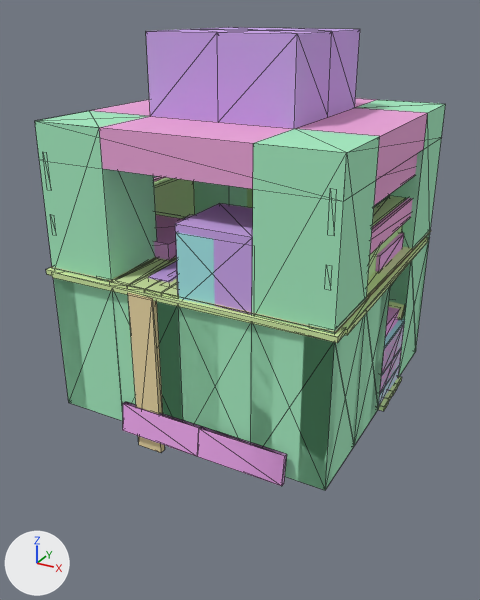
A saved change to the glTF model assets/models/objects/crowsnest.glb.
Rendered twice from a 50 mm lens placed at (6.26, -12.08, 7.88), pointed at (-0.12, -0.47, 2.08). Arrows for +X, +Y and +Z are at lower left; the lights stay in place. The first picture is the older version. Mesh edges are drawn as thin lines. Where no turn or scale is listed for an object, it has been applied to the vertices.

Objects in the first picture: 'S3|SM_HescoBarrier_Tall_Stage5_01a#3', 'S3|SM_HescoBarrier_Tall_Stage5_01a#5', 'S4|SM_HescoBarrier_Tall_Stage5_01a#8', 'S5|SM_Bunker_Roof_01A#0', 'S5|SM_Crows_Nest_First_Floor#0', 'S5|SM_HESCO_Stage5_01a#0', 'S5|SM_HESCO_Stage5_01a#1', 'S5|SM_HESCO_Stage5_01a#2', 'S5|SM_HescoBarrier_Tall_Stage5_01a#3', 'S5|SM_HescoBarrier_Tall_Stage5_01a#4', 'S5|SM_HescoBarrier_Tall_Stage5_01a#5', 'S5|SM_HescoBarrier_Tall_Stage5_01a#8' and 48 more.
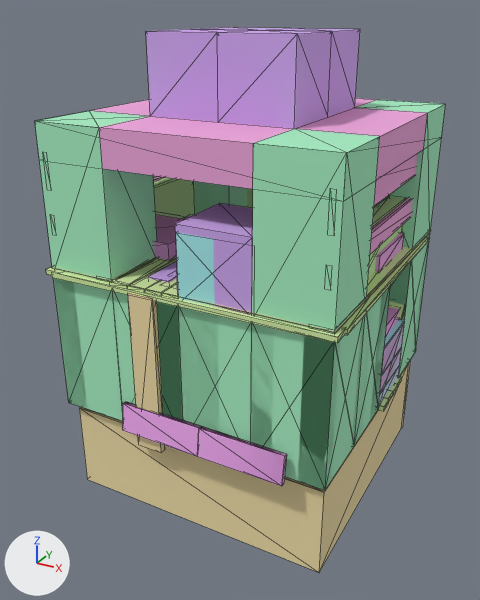
Pixel boxes [x1, y1, x2, y2] of what changed, in the pictures (480 x 600 px):
```json
{"object": "S6|SM_Foundation_CrowsNest#0", "change": "added", "after": [79, 360, 411, 572], "on screen": "beige"}
```

The change, as JSON lines over the scene's bpy script:
```json
{"op": "add", "block": "mat_s6_sm_foundation_crowsnest", "code": ["mat_s6_sm_foundation_crowsnest = principled_material('S6|SM_Foundation_CrowsNest')", "mat_s6_sm_foundation_crowsnest.base_color = (0.85, 0.71, 0.383)  # beige #eddba6", "mat_s6_sm_foundation_crowsnest.roughness = 1.0"]}
{"op": "add", "block": "me_s6_sm_foundation_crowsnest", "code": ["me_s6_sm_foundation_crowsnest = bpy.data.meshes.new('S6|SM_Foundation_CrowsNest')", "me_s6_sm_foundation_crowsnest.from_pydata(...)  # 19 vertices, 34 faces; spans x -2.9..2.9, y -2.85..2.85, z -0.97..0.97", "me_s6_sm_foundation_crowsnest.materials.append(mat_s6_sm_foundation_crowsnest)  # beige #eddba6"]}
{"op": "add", "block": "ob_s6_sm_foundation_crowsnest_0", "code": ["ob_s6_sm_foundation_crowsnest_0 = bpy.data.objects.new('S6|SM_Foundation_CrowsNest#0', me_s6_sm_foundation_crowsnest)", "ob_s6_sm_foundation_crowsnest_0.location = (0.03, 0.02, -1.17)"]}
```
